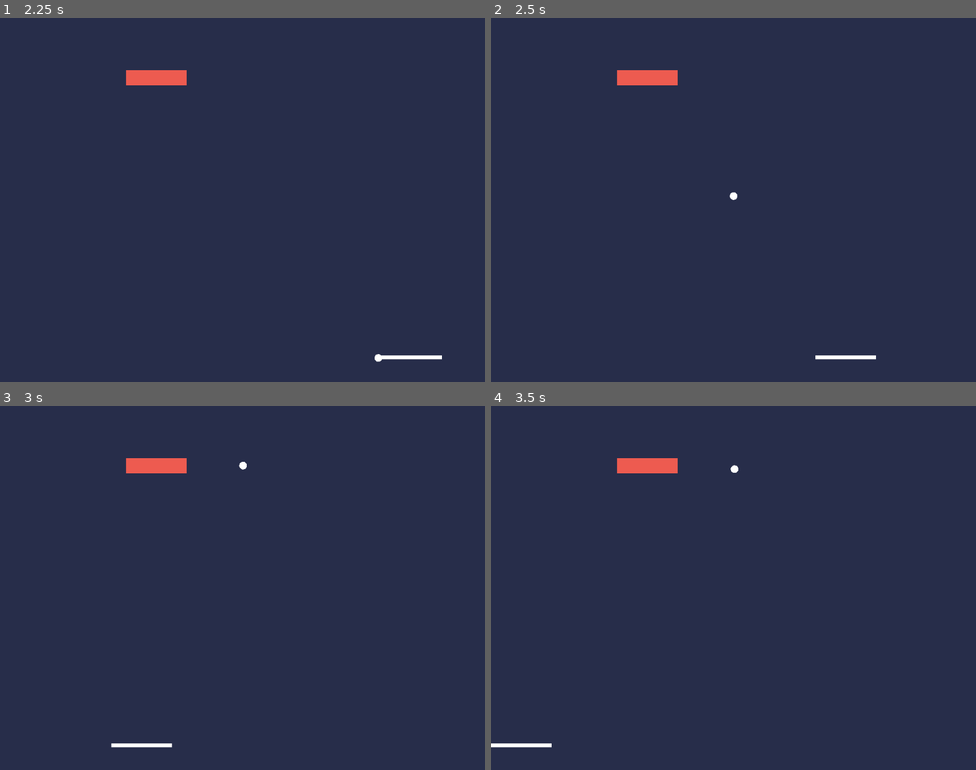
Above: before the commit, frames 1-4 (two rows, left to right).
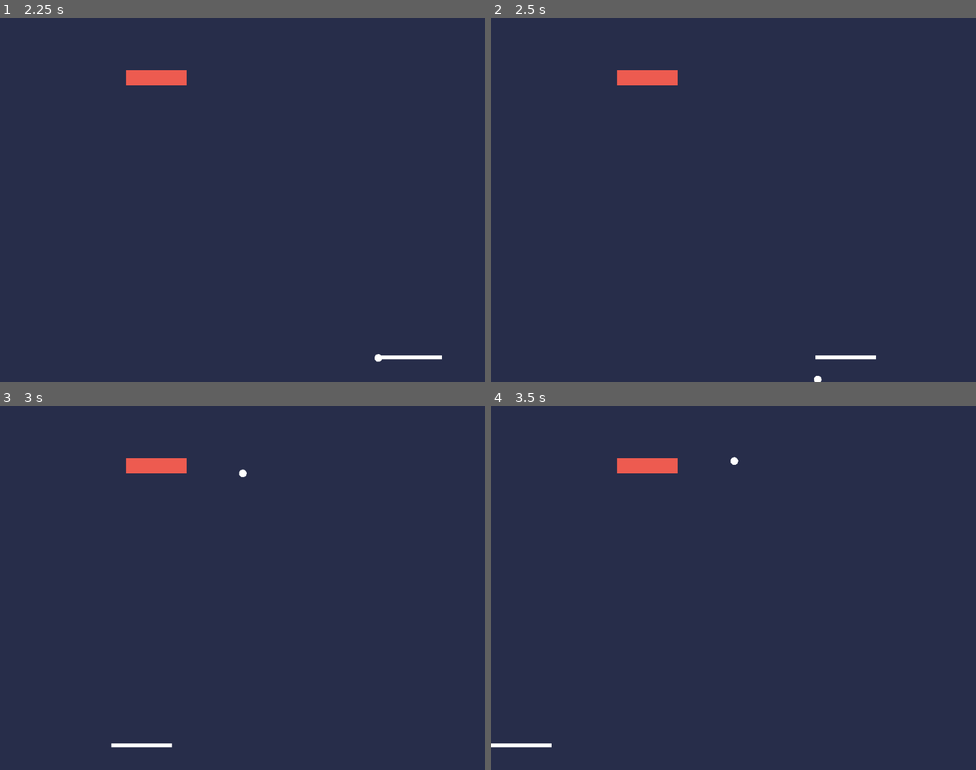
Above: after the commit, the same moments.

Repository: nbetts/MyBreakout
Game: Godot game, scene res://Game.tscn
The game is run twice, just before and just after one commit, with the same random seed, the same clock (stepped at 60 frames per second) and the same inputs.
Inputs:
- Up to frame 1 (2.25 s): hold Right (ui_right) 0.53-2.03 s; hold Left (ui_left) from 2.03 s (still down)
- Up to frame 2 (2.5 s): keep holding Left (ui_left)
- Up to frame 3 (3 s): keep holding Left (ui_left); tap Enter at 2.75 s
- Up to frame 4 (3.5 s): keep holding Left (ui_left)

Frame 1 is identical in both runs. In frame 2, less than 0.1% of the frame differs, in the area x 49-69%, y 47-100%; in frame 3, less than 0.1%, in the area x 49-51%, y 15-20%; in frame 4, less than 0.1%.

Commit message:
add ball bounce sound

Diff:
--- a/entities/ball/Ball.gd
+++ b/entities/ball/Ball.gd
@@ -7,9 +7,7 @@
 var direction = Vector2()
 var damage = 1
 
-#onready var paddleSound = $PaddleSound
-#onready var wallSound = $WalSound
-#onready var brickSound = $brickSound
+onready var bounceSound = $BounceSound
 
 func set_start_direction():
 	direction = Vector2(rand_range(-0.5, 0.5), -1).normalized() * speed
@@ -20,18 +18,17 @@
 
 	if collision:
 		direction = direction.bounce(collision.normal)
+		bounceSound.play()
+
 		if collision.collider.is_in_group("paddle"):
 			# Allow the paddle to give the ball some momentum
 			var x = direction.x + (collision.collider_velocity.x / 2)
 			# The nearer the edge of the paddle, the more sideways velocity
-			x+= (position.x - collision.collider.position.x) * 5
+			x+= (position.x - collision.collider.position.x) * 8
 
 			direction = Vector2(x, direction.y).normalized() * speed
-		#	$SoundRacket.play()
 		elif collision.collider.is_in_group("brick"):
 			collision.collider.take_hit(damage)
-		#else:
-		#	$SoundWall.play()
 
 
 func reset():
--- a/entities/ball/Ball.tscn
+++ b/entities/ball/Ball.tscn
@@ -1,7 +1,8 @@
-[gd_scene load_steps=4 format=2]
+[gd_scene load_steps=5 format=2]
 
 [ext_resource path="res://entities/ball/ball.png" type="Texture" id=1]
 [ext_resource path="res://entities/ball/Ball.gd" type="Script" id=2]
+[ext_resource path="res://entities/ball/bounce.wav" type="AudioStream" id=3]
 
 [sub_resource type="CircleShape2D" id=1]
 radius = 8.0
@@ -17,3 +18,6 @@
 [node name="Sprite" type="Sprite" parent="."]
 scale = Vector2( 0.5, 0.5 )
 texture = ExtResource( 1 )
+
+[node name="BounceSound" type="AudioStreamPlayer" parent="."]
+stream = ExtResource( 3 )
--- a/entities/brick/Brick.gd
+++ b/entities/brick/Brick.gd
@@ -1,5 +1,6 @@
 extends StaticBody2D
 
+signal tookHit
 signal died
 
 export var health = 5
@@ -26,6 +27,7 @@
 	health -= damage
 	if health > 0:
 		update_color()
+		emit_signal("tookHit")
 	else:
+		queue_free()
 		emit_signal("died")
-		queue_free()
Not shown, added: entities/ball/bounce.wav.import
Not shown, added: entities/ball/bounce.wav
